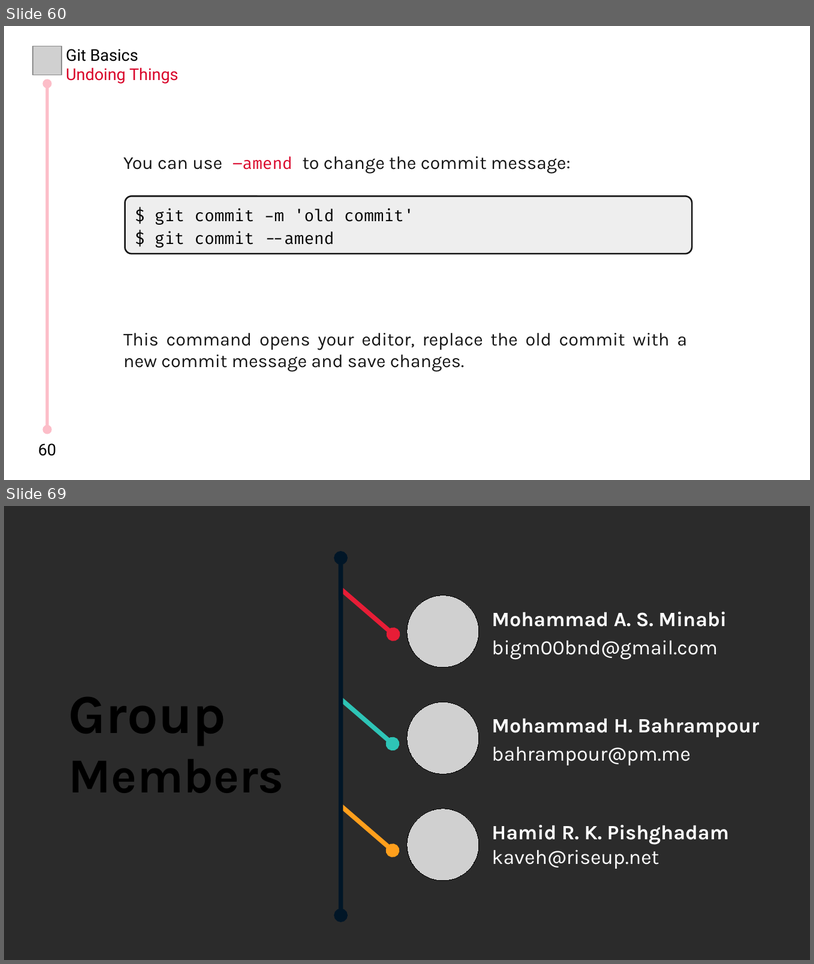
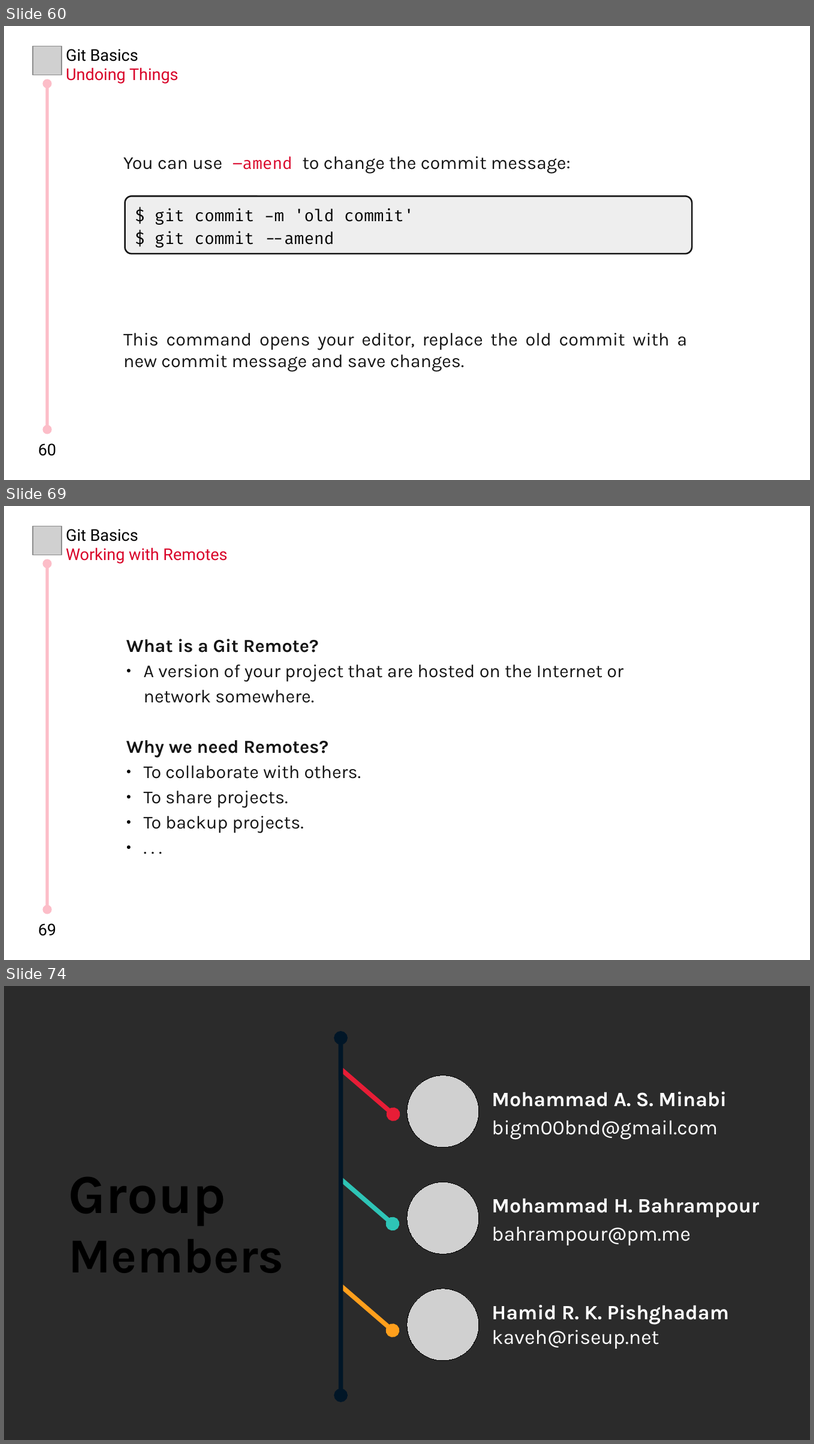
Before and after one commit to MHBahrampour/git-presentation-files, a slide deck: Chapter 2/Chapter 2.odp. Shown one above the other, each under a label of ours: slides 60 and 69 before the commit, slides 60, 69 and 74 after it; the slides between them are not shown. The pictures are 814x964 and 814x1444 pixels, drawn with LibreOffice and Linux fonts; fonts in the diff are those of the drawing; grey boxes stand for pictures; background and template pictures are left out; a plain dark background stands for a picture behind light text. Boxes give left, top, right and bottom in pixels: in the first picture for what was removed or moved away, otherwise in the second. Text is boxed around its words. In the diff, an @@ line names an element or a change of style, - is before the commit and + after.

Commit message:
'Ch2 - Pushing to Your Remotes' is completed

```diff
--- a/Chapter 2/Chapter 2.odp
+++ b/Chapter 2/Chapter 2.odp
@@ slide 69 added at [4, 506, 810, 960], background #FFFFFF @@
@@ picture added at [33, 526, 61, 555] @@
@@ text added at [66, 529, 227, 564], 16 pt, text #D90429 @@
+Git Basics
+Working with Remotes
@@ double arrow added from (47, 564) to (47, 909), #FCBDC8 3 pt @@
@@ text added at [126, 639, 624, 833], 18 pt, text #151515 @@
+What is a Git Remote?
+● A version of your project that are hosted on the Internet or network somewhere.
+Why we need Remotes?
+● To collaborate with others.
+● To share projects.
+● To backup projects.
+● . . .
@@ text added at [38, 923, 56, 936], 16 pt, text #000000 @@
+69
@@ what was slide 69 is now slide 74 @@
```
Also in this commit, not shown: 2 slides changed, 4 other slides added.
